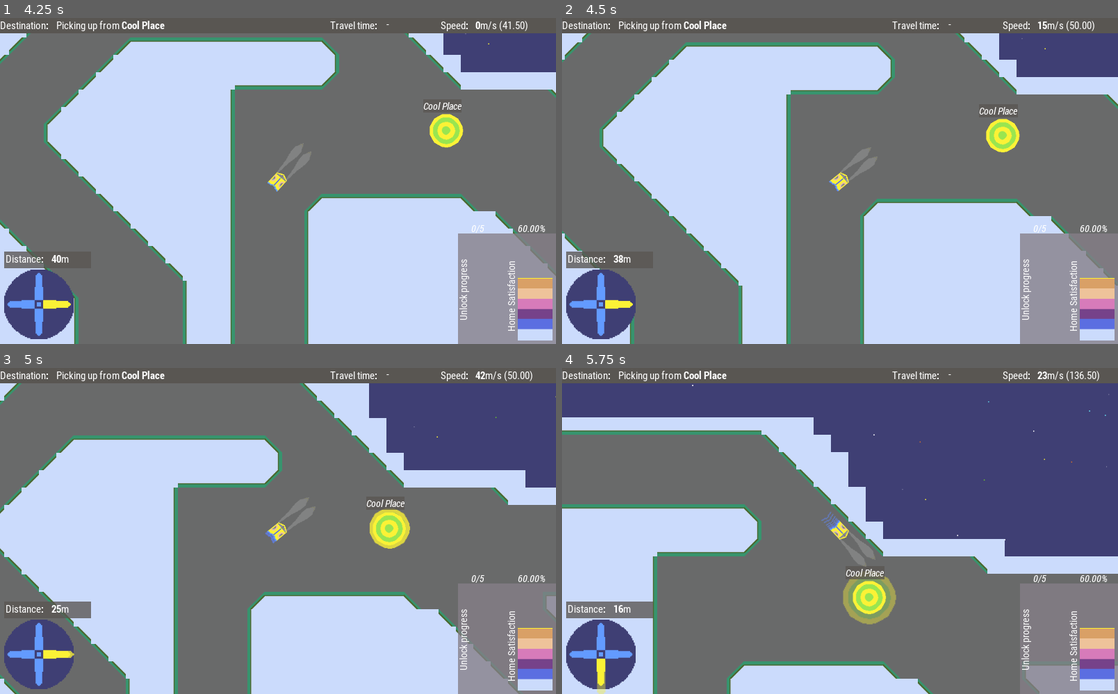
Above: before the commit, frames 1-4 (two rows, left to right).
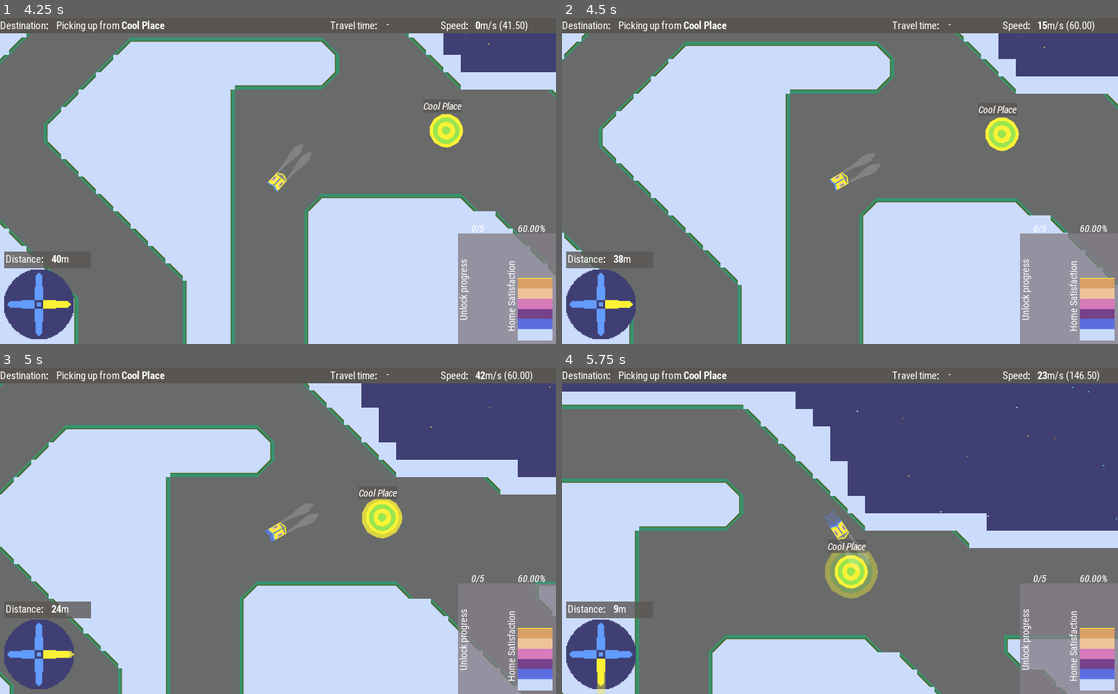
Above: after the commit, the same moments.

Repository: broquaint/comrade-cabbie
Game: Godot game, scene res://Root.tscn
The game is run twice, just before and just after one commit, with the same random seed, the same clock (stepped at 60 frames per second) and the same inputs.
Inputs:
- Up to frame 1 (4.25 s): click "New Game" at 0.5 s; click "OK" at 1.25 s; hold Right (move_right) 2.03-2.78 s; hold Space (action_button) 2.03-2.78 s; hold Left (move_left) 2.78-3.53 s; tap Space (action_button) at 2.85 s; hold Right (move_right) from 3.53 s (still down); hold Space (action_button) from 3.53 s (still down)
- Up to frame 2 (4.5 s): release Right (move_right) at 4.28 s; release Space (action_button) at 4.28 s; hold Up (move_up) from 4.28 s (still down); tap Space (action_button) at 4.35 s
- Up to frame 3 (5 s): keep holding Up (move_up)
- Up to frame 4 (5.75 s): release Up (move_up) at 5.03 s; hold Left (move_left) from 5.03 s (still down); hold Space (action_button) from 5.03 s (still down)

Frame 1 is identical in both runs. In frame 2, 2.3% of the frame differs, in the area x 0-100%, y 1-100%; in frame 3, 12%; in frame 4, 26%.

Commit message:
Make player rotation less janky
Still some janky, but less so. Now at least there's less twitching
when it snaps.

Diff:
--- a/Player.gd
+++ b/Player.gd
@@ -118,8 +118,10 @@
 			rotation_degrees += delta * rotation_speed
 
 		if Input.is_action_just_released("move_left") or Input.is_action_just_released("move_right"):
-			# TODO Round to nearest X
-			rotation_degrees -= fmod(rotation_degrees, 10.0)
+			var rem = fmod(rotation_degrees, 10.0)
+			# rd = 33.5, rem = 3.5 -> rd -=  3.5 -> 30
+			# rd = 36.7, rem = 6.7 -> rd -= -3.3 -> 40
+			rotation_degrees -= rem if rem < 5 else -(10 - rem)
 
 	# get acceleration if thrust is pressed
 	if Input.is_action_pressed("move_up"):
